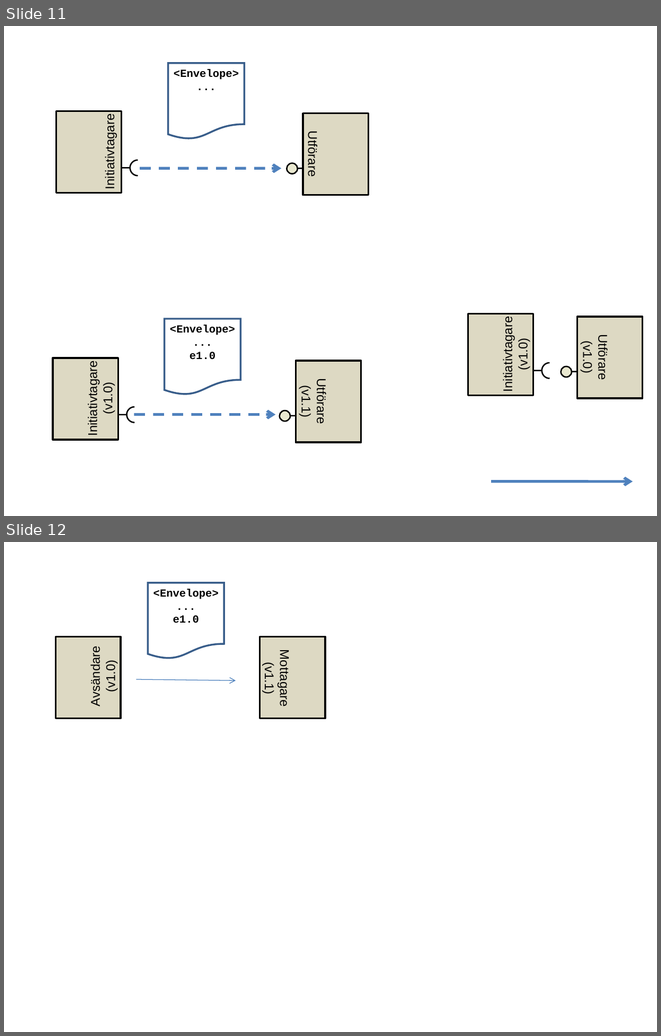
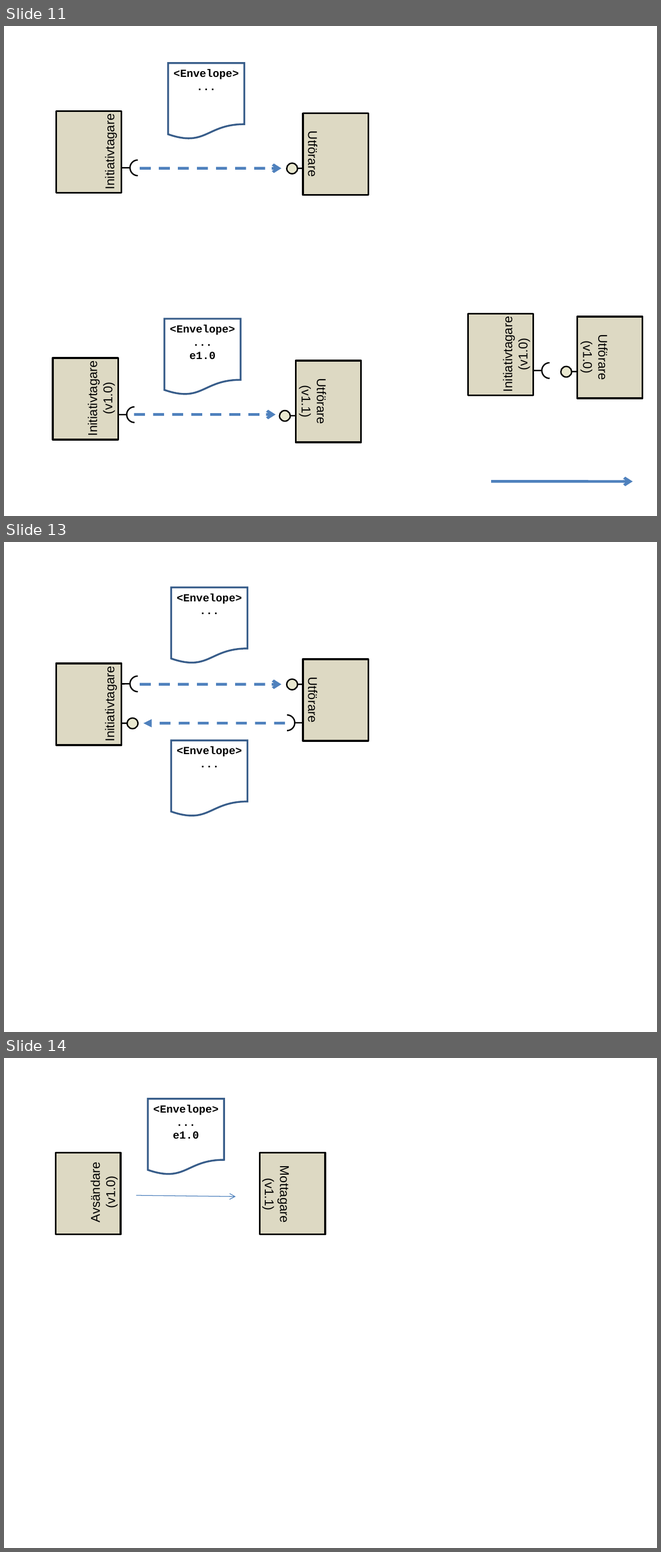
Before and after one commit to admstar/rivta, a slide deck: site/www/images/RIV-förvaltning, Illustrationer.ppt. Shown one above the other, each under a label of ours: slides 11 and 12 before the commit, slides 11, 13 and 14 after it; the slides between them are not shown. The pictures are 661x1036 and 661x1552 pixels, drawn with LibreOffice and Linux fonts; fonts in the diff are those of the drawing. Boxes give left, top, right and bottom in pixels: in the first picture for what was removed or moved away, otherwise in the second. Text is boxed around its words. In the diff, an @@ line names an element or a change of style, - is before the commit and + after.

```diff
--- a/site/www/images/RIV-förvaltning, Illustrationer.ppt
+++ b/site/www/images/RIV-förvaltning, Illustrationer.ppt
@@ slide 13 added at (4,542,657,1032), background #FFFFFF @@
@@ flow chart document added at (171,587,248,663), fill #FFFFFF, outline #385D8A 2.01 pt @@
@@ text added at (177,593,242,604), 12 pt, text #000000, bold @@
+<Envelope>
+...
@@ rectangle added at (56,663,122,745), fill #DDD9C3, outline #000000 2.01 pt @@
@@ rectangle added at (303,659,368,741), fill #DDD9C3, outline #000000 2.01 pt @@
@@ text added at (103,673,117,740), 14 pt, text #000000 @@
+Initiativtagare
@@ line added from (131, 684) to (111, 684), #000000 1.5 pt @@
@@ freeform shape added at (130,676,138,684), outline #000000 1.5 pt @@
@@ freeform shape added at (130,684,138,691), outline #000000 1.5 pt @@
@@ arrow added from (140, 685) to (282, 685), #4F81BD 3 pt dashed @@
@@ ellipse added at (286,679,298,690), fill #E9E8D0, outline #000000 1.5 pt @@
@@ line added from (321, 685) to (297, 685), #000000 1.5 pt @@
@@ text added at (306,681,320,722), 14 pt, text #000000 @@
+Utförare
@@ group added at (104,715,314,731): 2 lines, 2 freeform shapes, 1 arrow, 1 ellipse @@
@@ flow chart document added at (171,741,248,817), fill #FFFFFF, outline #385D8A 2.01 pt @@
@@ text added at (177,747,242,757), 12 pt, text #000000, bold @@
+<Envelope>
+...
@@ what was slide 12 is now slide 14 @@
```
Also in this commit, not shown: 2 slides changed, 1 other slide added, 5 other files.
